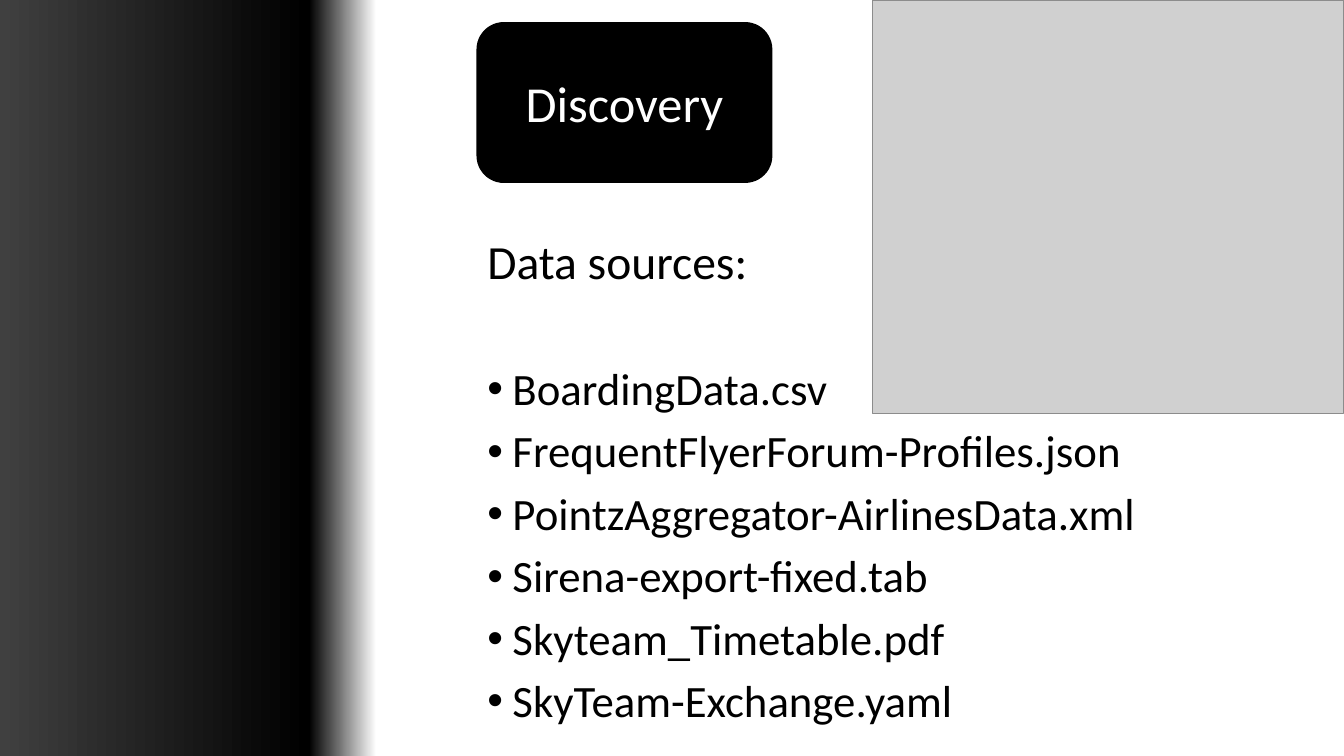
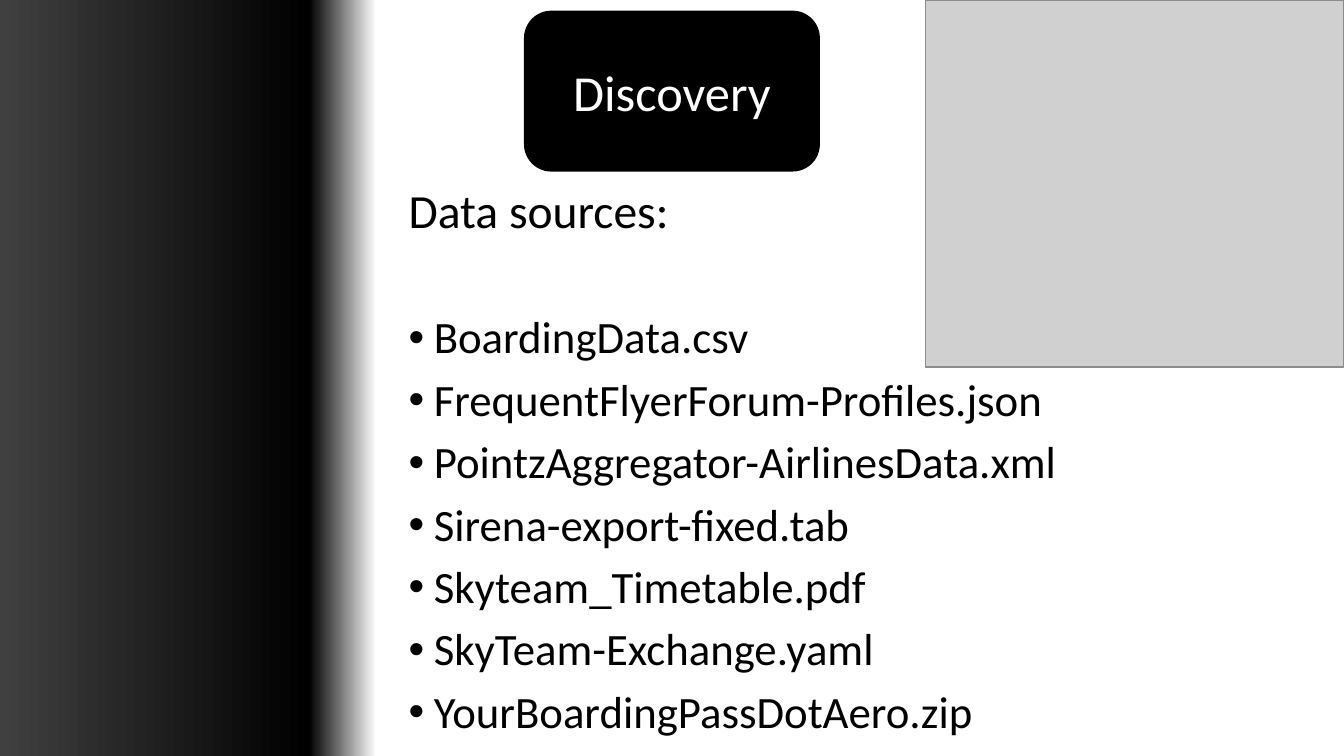
Before and after one commit to Neprincessa/DataScienceGroupLab, a slide deck: slide 2 of DS russian spies.pptx. Drawn at 1344x756 pixels with LibreOffice and Linux fonts; fonts in the diff are those of the drawing; grey boxes stand for pictures. Boxes give left, top, right and bottom in pixels: in the first picture for what was removed or moved away, otherwise in the second. Text is boxed around its words. In the diff, an @@ line names an element or a change of style, - is before the commit and + after.

Commit message:
update presentation

```diff
--- a/DS russian spies.pptx
+++ b/DS russian spies.pptx
@@ rounded rectangle "Discovery": place and size @@
-rounded rectangle "Discovery" at (477,23,771,182)
+rounded rectangle "Discovery" at (525,11,820,170)
@@ picture: place and size @@
-picture at (873,0,1344,413)
+picture at (926,0,1344,367)
@@ text "Data sources:": place and size @@
-text "Data sources:" at (487,248,1134,725)
+text "Data sources:" at (409,197,1056,736)
@@ text at (434,697,973,736): paragraph added @@
+• YourBoardingPassDotAero.zip
```
Also in this commit, not shown: 2 other slides changed, 5 slides added, 1 other file.
